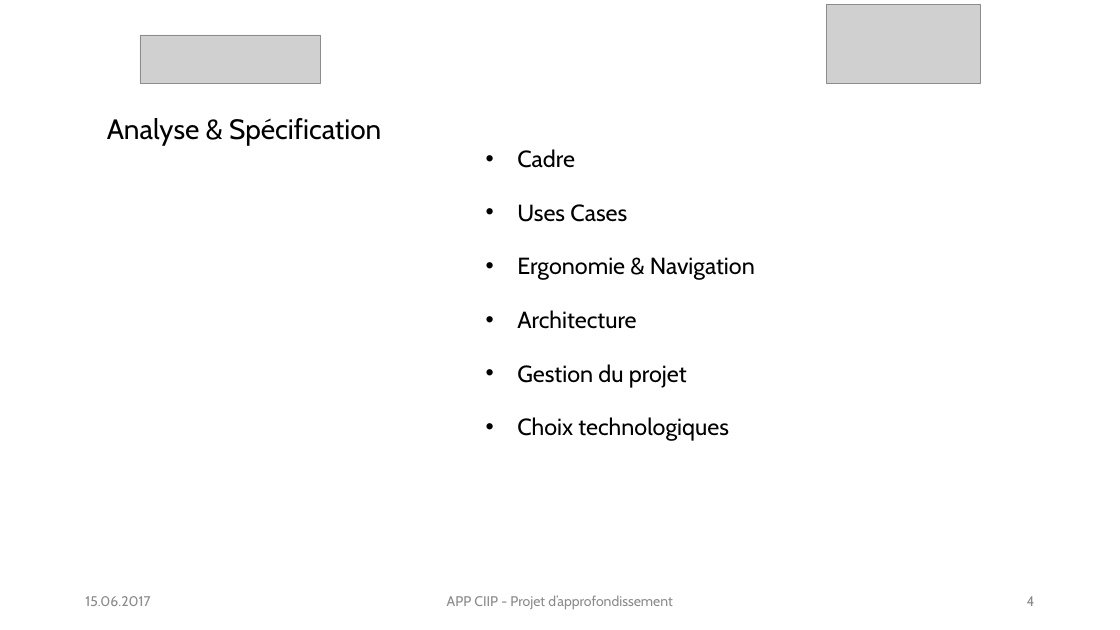
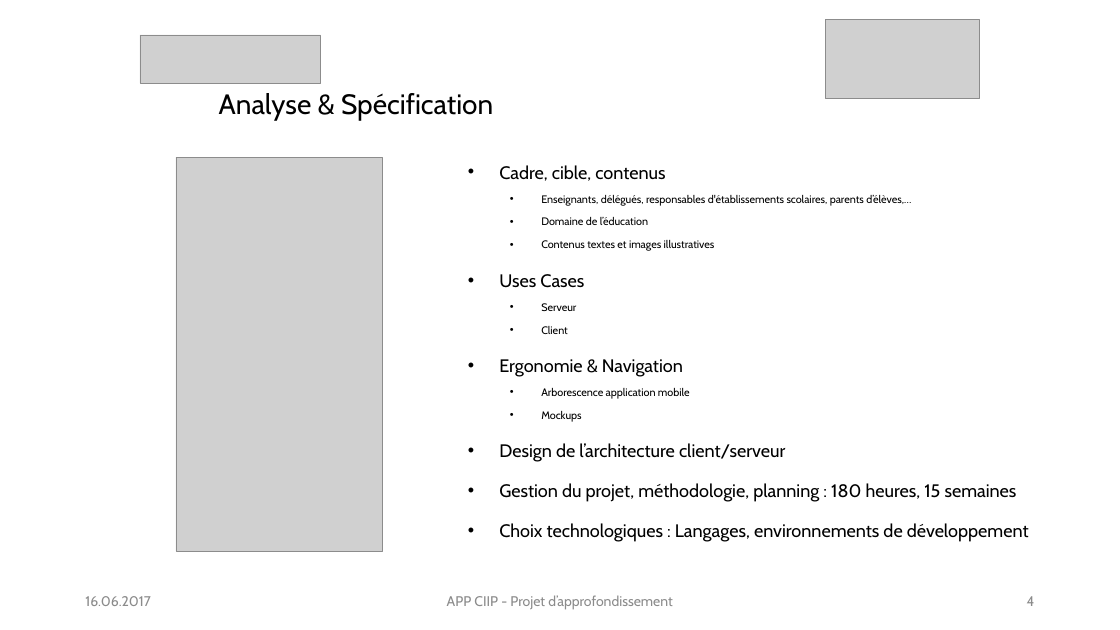
Before and after one commit to gaelteguia/appciip, a slide deck: slide 4 of Defense PA GTT.pptx. Drawn at 1120x630 pixels with LibreOffice and Linux fonts; fonts in the diff are those of the drawing; grey boxes stand for pictures. Boxes give left, top, right and bottom in pixels: in the first picture for what was removed or moved away, otherwise in the second. Text is boxed around its words. In the diff, an @@ line names an element or a change of style, - is before the commit and + after.

```diff
--- a/Defense PA GTT.pptx
+++ b/Defense PA GTT.pptx
@@ picture: place and size @@
-picture at [826, 4, 980, 83]
+picture at [826, 19, 980, 98]
@@ title "Analyse & Spécification": place and size @@
-title "Analyse & Spécification" at [107, 118, 381, 146]
+title "Analyse & Spécification" at [219, 93, 493, 120]
@@ title "Analyse & Spécification" at [219, 93, 493, 120]: alignment centre to left @@
@@ picture added at [176, 157, 383, 551] @@
@@ subtitle "Cadre, cible, contenus": place and size @@
-subtitle "Cadre, cible, contenus" at [517, 149, 755, 441]
+subtitle "Cadre, cible, contenus" at [499, 165, 1029, 542]
@@ subtitle at [499, 165, 911, 251]: text changed; size 20 to 9.3 pt @@
-• Cadre
+• Cadre, cible, contenus
+  • Enseignants, délégués, responsables d'établissements scolaires, parents d’élèves,…
+  • Domaine de l’éducation
+  • Contenus textes et images illustratives
@@ subtitle at [499, 274, 683, 377]: size 20 to 15.5 pt in "Uses Cases", "Ergonomie & Navigation"; line spacing 1.5 to 1.3 @@
@@ subtitle at [541, 303, 576, 334]: paragraphs added @@
+  • Serveur
+  • Client
@@ subtitle at [499, 388, 1029, 542]: text changed; size 20 to 15.5 pt @@
-• Architecture
-• Gestion du projet
-• Choix technologiques
+  • Arborescence application mobile
+  • Mockups
+• Design de l’architecture client/serveur
+• Gestion du projet, méthodologie, planning : 180 heures, 15 semaines
+• Choix technologiques : Langages, environnements de développement
@@ text at [85, 596, 151, 606]: text changed @@
-15.06.2017
+16.06.2017
```
Also in this commit, not shown: 12 other slides changed, 2 slides removed.
